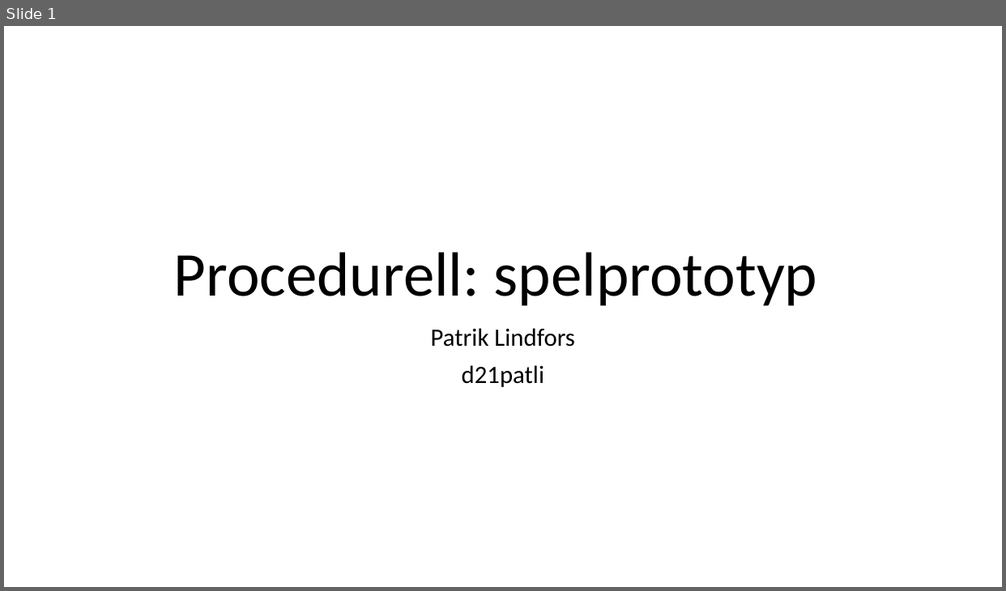
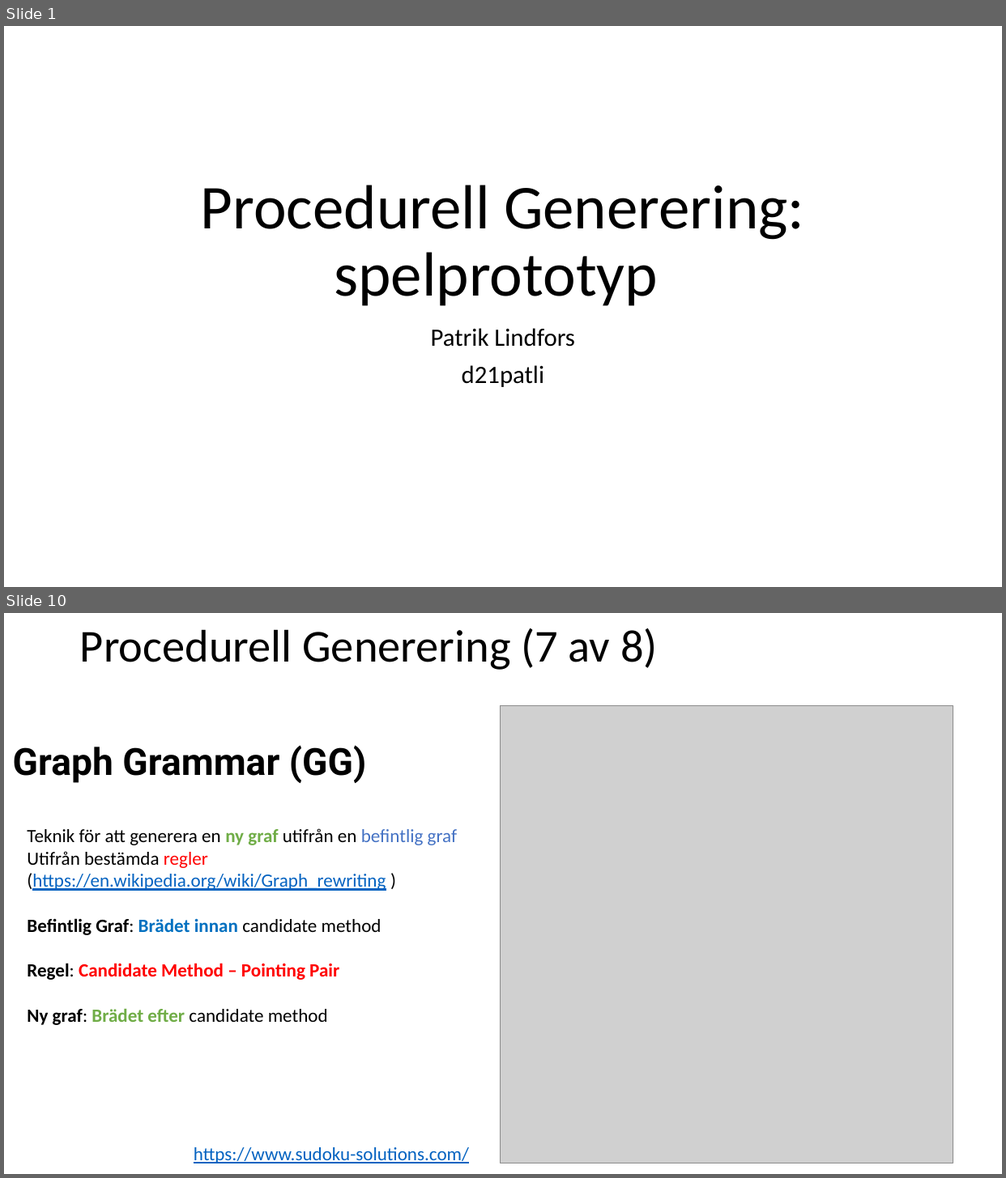
Before and after one commit to pythonpalle/sudoku, a slide deck: Procedurell_Generering_Prototyp.pptx. Shown one above the other, each under a label of ours: slide 1 before the commit, slides 1 and 10 after it; the slides between them are not shown. The pictures are 1006x591 and 1006x1178 pixels, drawn with LibreOffice and Linux fonts; fonts in the diff are those of the drawing; grey boxes stand for pictures. Boxes give left, top, right and bottom in pixels: in the first picture for what was removed or moved away, otherwise in the second. Text is boxed around its words. In the diff, an @@ line names an element or a change of style, - is before the commit and + after.

```diff
--- a/Procedurell_Generering_Prototyp.pptx
+++ b/Procedurell_Generering_Prototyp.pptx
@@ slide 10 added at (4,613,1002,1174), background #FFFFFF @@
@@ title added at (80,628,658,670), 44 pt, text #000000 @@
+Procedurell Generering (7 av 8)
@@ picture added at (501,706,953,1163) @@
@@ text added at (13,745,366,783), 36 pt, text #000000, bold @@
+Graph Grammar (GG)
@@ text added at (27,828,457,1025), 18 pt, text #000000 @@
+Teknik för att generera en ny graf utifrån en befintlig graf
+Utifrån bestämda regler (https://en.wikipedia.org/wiki/Graph_rewriting )
+Befintlig Graf: Brädet innan candidate method
+Regel: Candidate Method – Pointing Pair
+Ny graf: Brädet efter candidate method
@@ text added at (194,1148,469,1164), 18 pt, text #0563C1, underline @@
+https://www.sudoku-solutions.com/
@@ slide 1 changed as well @@
@@ title at (201,185,804,306): text changed @@
-Procedurell: spelprototyp
+Procedurell Generering: spelprototyp
```
Also in this commit, not shown: 9 other slides added, 3 slides removed, 1 other file.
